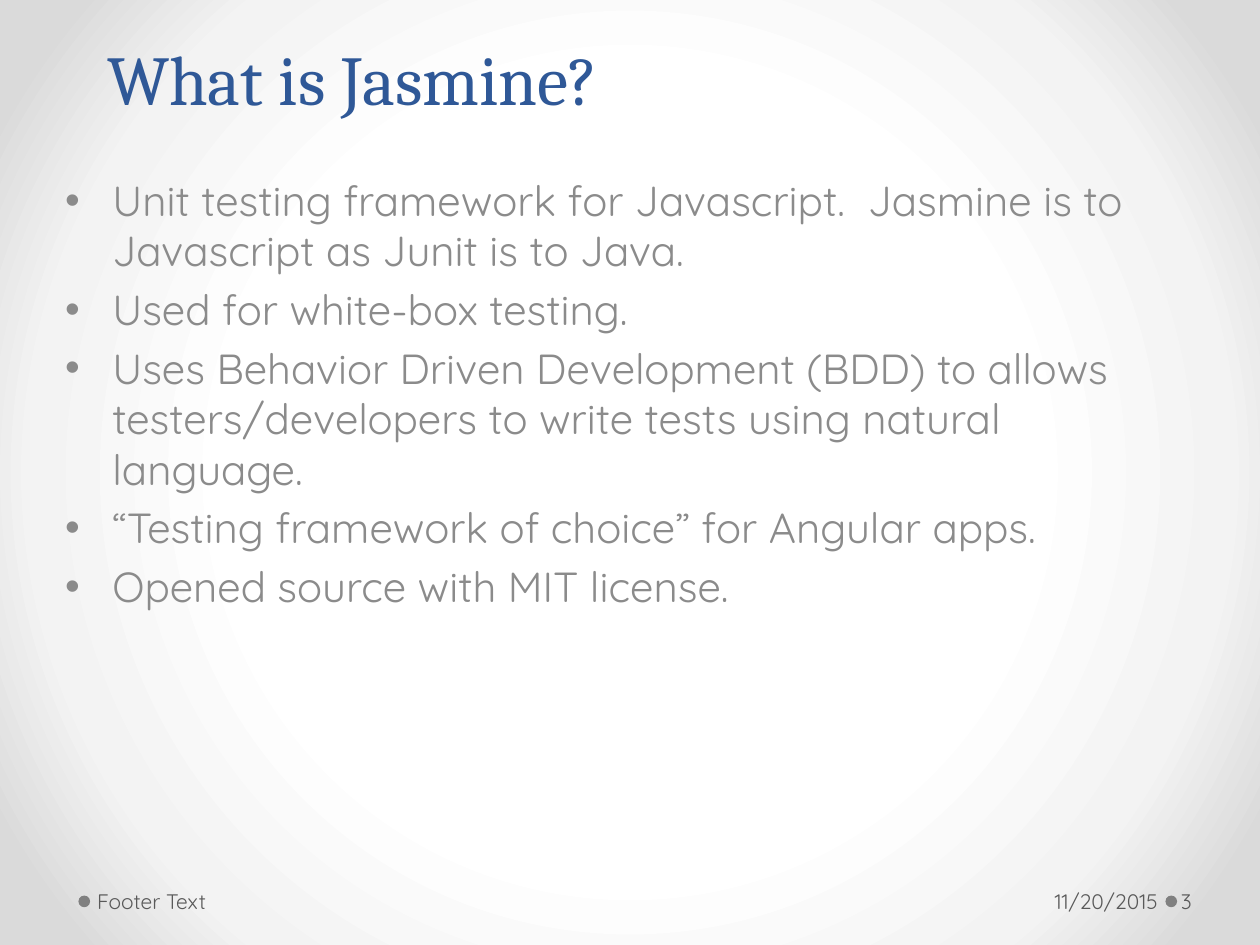
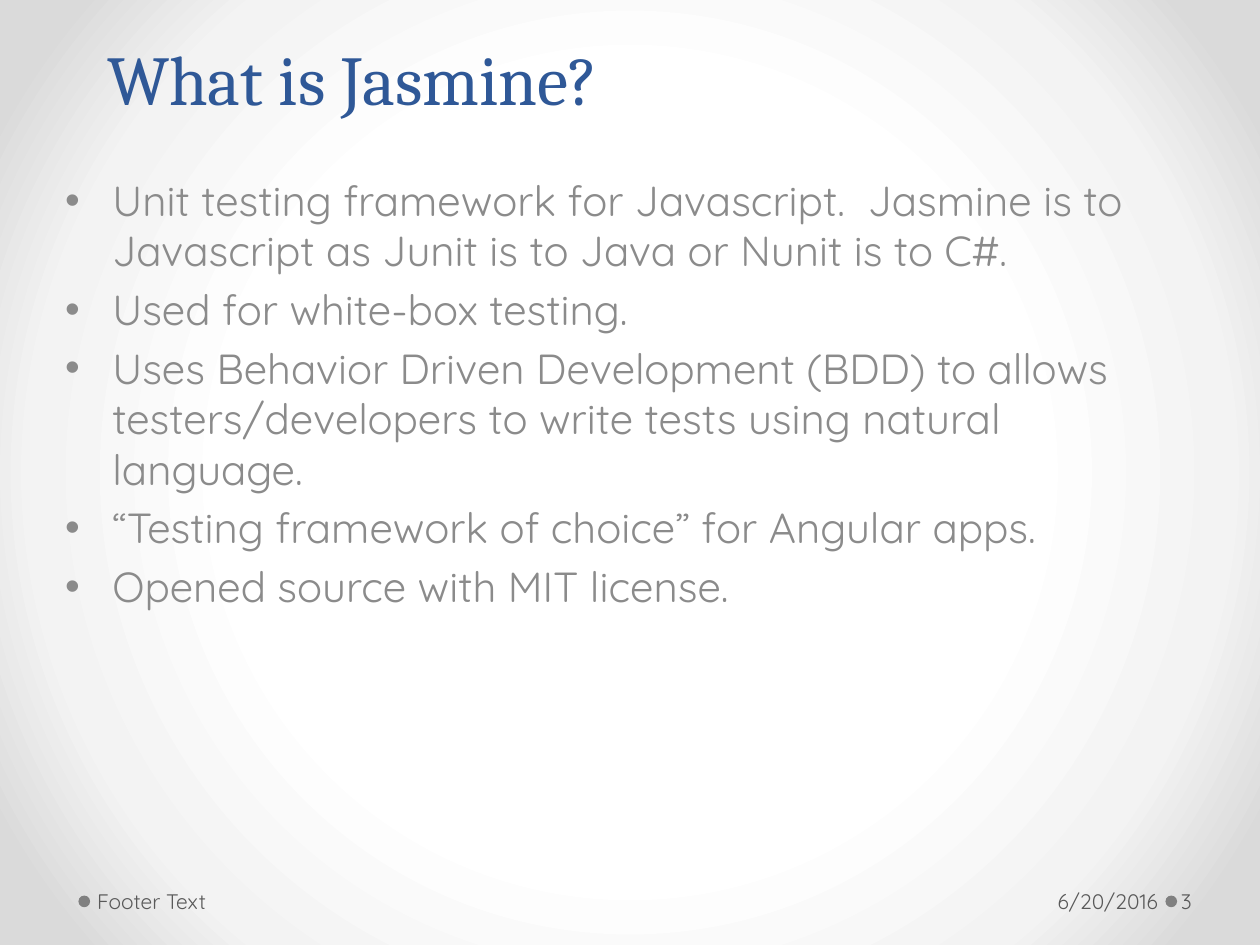
Before and after one commit to h-t-tran/brown, a slide deck: slide 3 of jamine/tech-presentation-jasmine.pptx. Drawn at 1260x945 pixels with LibreOffice and Linux fonts; fonts in the diff are those of the drawing. Boxes give left, top, right and bottom in pixels: in the first picture for what was removed or moved away, otherwise in the second. Text is boxed around its words. In the diff, an @@ line names an element or a change of style, - is before the commit and + after.

```diff
--- a/jamine/tech-presentation-jasmine.pptx
+++ b/jamine/tech-presentation-jasmine.pptx
@@ subtitle at [112, 185, 1122, 274]: text changed @@
-• Unit testing framework for Javascript. Jasmine is to Javascript as Junit is to Java.
+• Unit testing framework for Javascript. Jasmine is to Javascript as Junit is to Java or Nunit is to C#.
@@ text at [1058, 892, 1158, 912]: text changed @@
-11/20/2015
+6/20/2016
```
Also in this commit, not shown: 20 other slides changed, 4 other files.
